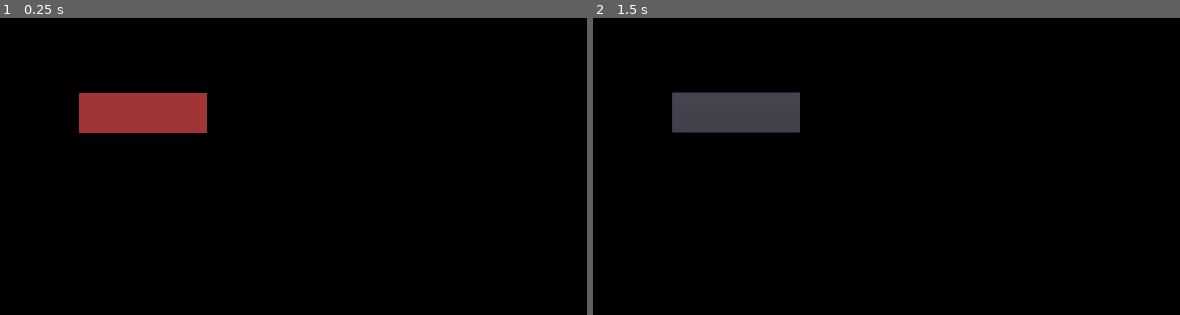
Above: before the commit, frames 1-2 (left to right).
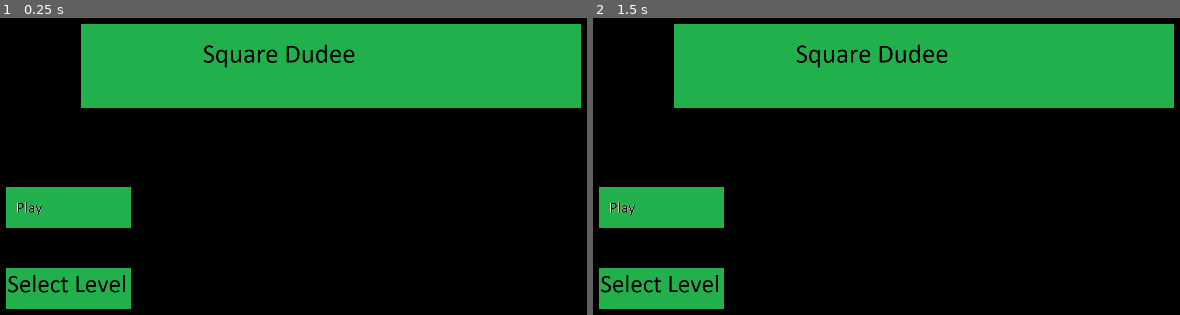
Above: after the commit, the same moments.

Repository: Ludermis/SquareDude
Game: Godot game, scene res://MainMenuScene.tscn
The game is run twice, just before and just after one commit, with the same random seed, the same clock (stepped at 60 frames per second) and the same inputs.
Inputs (mouse positions are in pixels of both pictures, inside the frame that each line leads up to; where the layout moved, square brackets give the same spot in the first picture):
- Up to frame 1 (0.25 s): no input
- Up to frame 2 (1.5 s): click (663, 288) at 0.52 s; click (663, 208) [733, 113] at 1.25 s

The runs differ from the first frame. In frame 1, 31% of the frame differs, in the area x 1-99%, y 2-98%; in frame 2, 31%.

Commit message:
Regnatif
Ctrl s çekildi

Diff:
--- a/MainMenuScene.tscn
+++ b/MainMenuScene.tscn
@@ -1,7 +1,8 @@
-[gd_scene load_steps=2 format=2]
+[gd_scene load_steps=4 format=2]
 
-[sub_resource type="StyleBoxFlat" id=1]
-bg_color = Color( 0.635294, 0.207843, 0.207843, 1 )
+[ext_resource path="res://Selectlevel.png" type="Texture" id=1]
+[ext_resource path="res://play.png" type="Texture" id=2]
+[ext_resource path="res://logo.png" type="Texture" id=3]
 
 [node name="TitleScreen" type="Control"]
 anchor_right = 1.0
@@ -13,12 +14,34 @@
 "_edit_use_anchors_": false
 }
 
-[node name="PlayButton" type="Button" parent="."]
-margin_left = 310.612
-margin_top = 246.415
-margin_right = 617.612
-margin_bottom = 342.415
-custom_styles/normal = SubResource( 1 )
+[node name="Logo" type="TextureRect" parent="."]
+anchor_top = -0.00189865
+anchor_bottom = -0.00189865
+margin_left = 314.0
+margin_top = 84.0505
+margin_right = 1514.0
+margin_bottom = 284.051
+texture = ExtResource( 3 )
 __meta__ = {
 "_edit_use_anchors_": false
 }
+
+[node name="PlayButton" type="TextureButton" parent="."]
+margin_left = 135.877
+margin_top = 472.2
+margin_right = 435.877
+margin_bottom = 572.2
+texture_normal = ExtResource( 2 )
+__meta__ = {
+"_edit_use_anchors_": false
+}
+
+[node name="Select Level" type="TextureButton" parent="."]
+margin_left = 135.877
+margin_top = 666.262
+margin_right = 435.877
+margin_bottom = 766.262
+texture_normal = ExtResource( 1 )
+__meta__ = {
+"_edit_use_anchors_": false
+}
